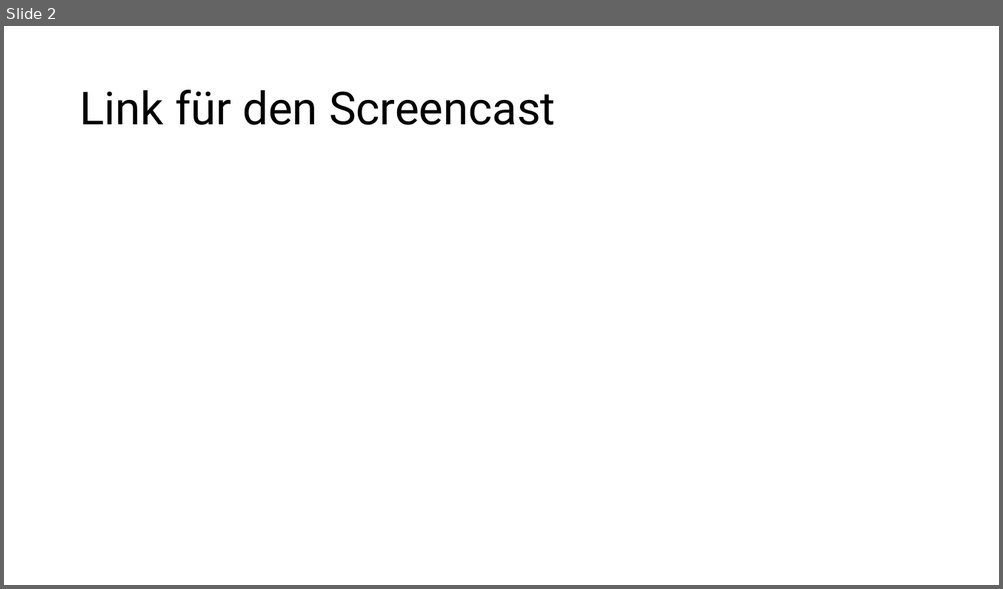
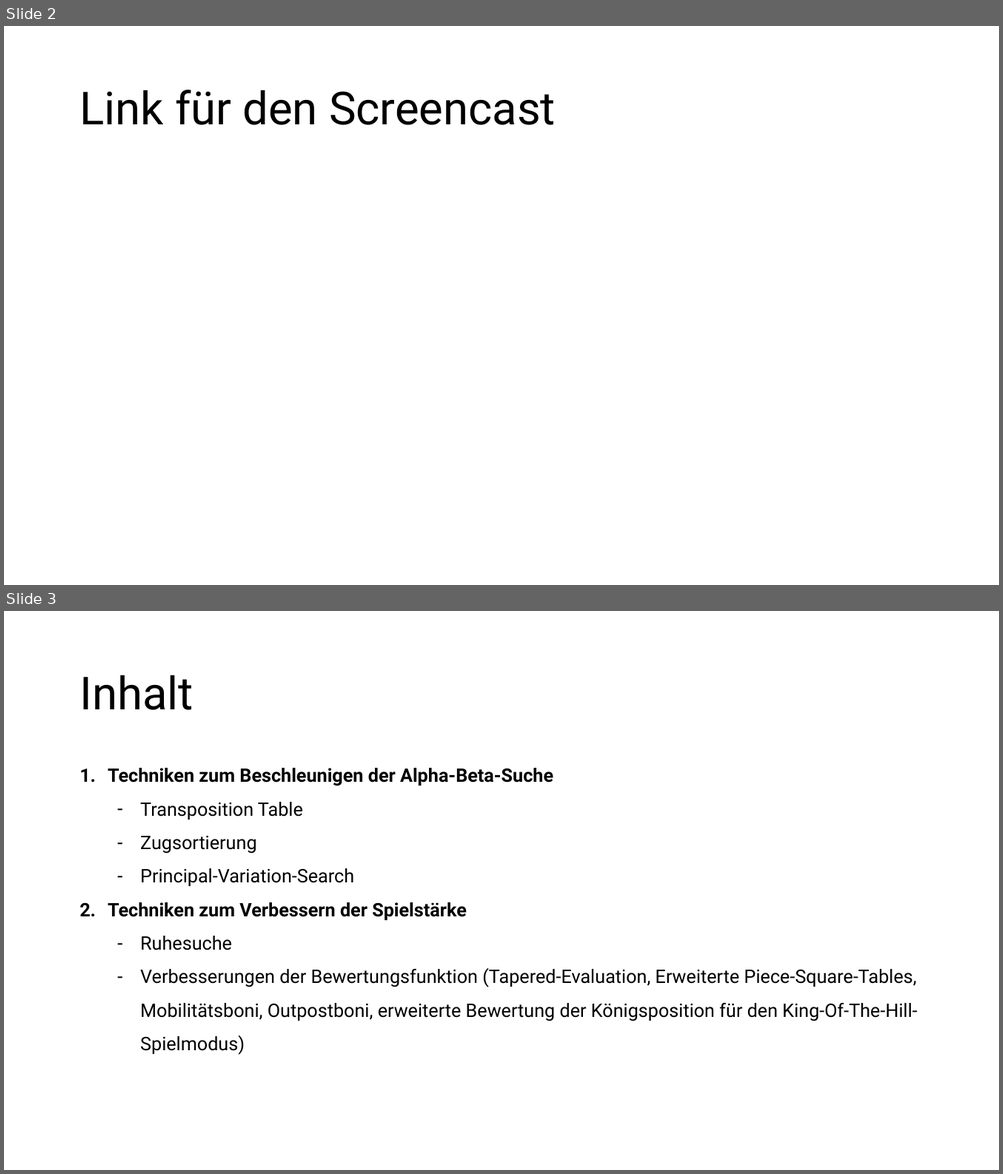
Before and after one commit to patrickzda/chess_engine, a slide deck: presentations/PJ_KI_MST3.pptx. Shown one above the other, each under a label of ours: slide 2 before the commit, slides 2 and 3 after it. The pictures are 1003x589 and 1003x1174 pixels, drawn with LibreOffice and Linux fonts; fonts in the diff are those of the drawing. Boxes give left, top, right and bottom in pixels: in the first picture for what was removed or moved away, otherwise in the second. Text is boxed around its words. In the diff, an @@ line names an element or a change of style, - is before the commit and + after.

```diff
--- a/presentations/PJ_KI_MST3.pptx
+++ b/presentations/PJ_KI_MST3.pptx
@@ slide 3 added at <box>4,611,999,1170</box>, background #FFFFFF @@
@@ title added at <box>79,675,193,710</box>, 44 pt, text #000000 @@
+Inhalt
@@ text added at <box>108,768,916,1055</box>, 18 pt, text #000000 @@
+1. Techniken zum Beschleunigen der Alpha-Beta-Suche
+  – Transposition Table
+  – Zugsortierung
+  – Principal-Variation-Search
+2. Techniken zum Verbessern der Spielstärke
+  – Ruhesuche
+  – Verbesserungen der Bewertungsfunktion (Tapered-Evaluation, Erweiterte Piece-Square-Tables, Mobilitätsboni, Outpostboni, erweiterte Bewertung der Königsposition für den King-Of-The-Hill-Spielmodus)
```
Also in this commit, not shown: 3 slides changed, 19 other slides added, 8 slides removed.
